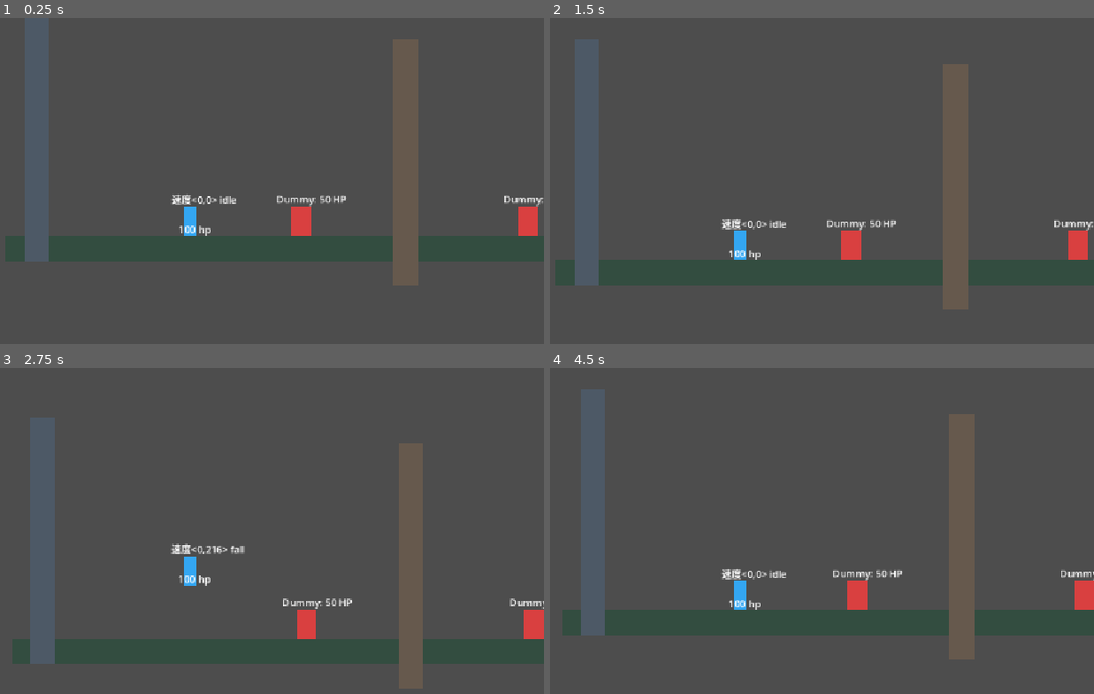
Above: before the commit, frames 1-4 (two rows, left to right).
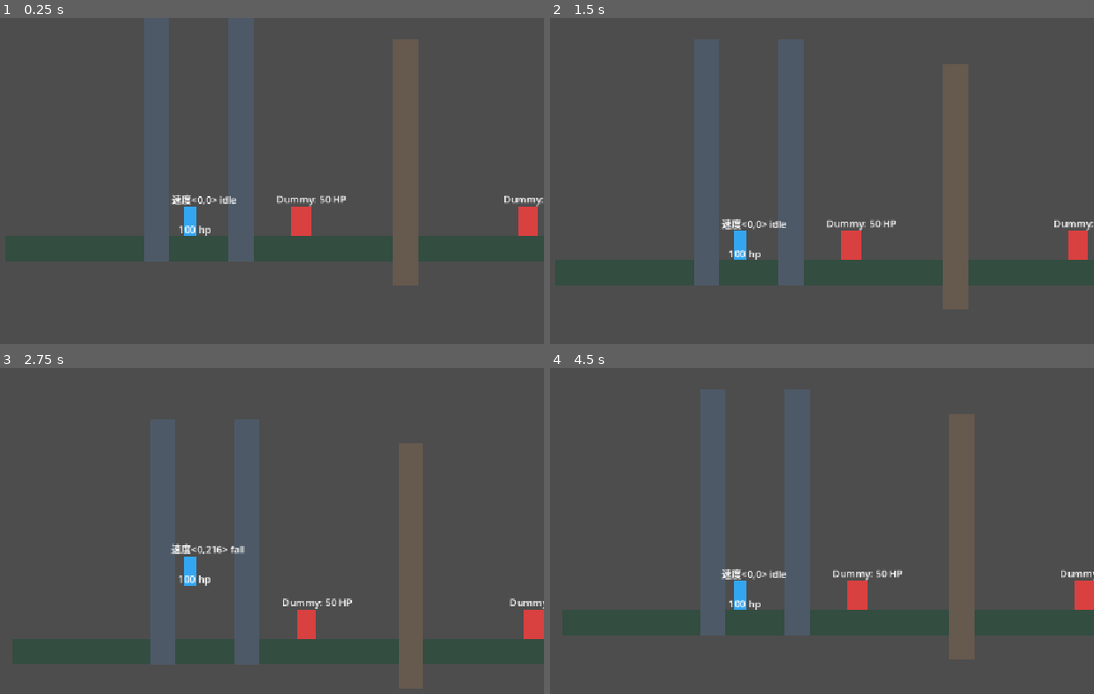
Above: after the commit, the same moments.

Repository: night-silhouette/SpotlightGameJam
Game: Godot game, scene res://Code/Entities/TestWorld/TestWorld.tscn
The game is run twice, just before and just after one commit, with the same random seed, the same clock (stepped at 60 frames per second) and the same inputs.
Inputs (mouse positions are in pixels of both pictures, inside the frame that each line leads up to):
- Up to frame 1 (0.25 s): no input
- Up to frame 2 (1.5 s): tap Enter at 0.5 s; move the mouse to (898, 197) at 0.52 s; hold W (up) 0.53-1.25 s; hold Space (jump) 0.53-1.25 s; click (898, 197) at 0.67 s; drag from (598, 236) to (849, 275) at 1.27 s
- Up to frame 3 (2.75 s): move the mouse to (261, 478) at 2.02 s; hold W (up) from 2.03 s (still down); hold Space (jump) from 2.03 s (still down); tap Left (move_l) at 2.1 s
- Up to frame 4 (4.5 s): release W (up) at 2.75 s; release Space (jump) at 2.75 s; drag from (702, 648) to (1083, 625) at 2.77 s; move the mouse to (952, 625) at 3.52 s; hold S (down) 3.53-4.25 s; hold Space (jump) 3.53-4.25 s; drag from (outside the picture) to (631, 469) at 4.27 s

The runs differ from the first frame. In frame 1, 10% of the frame differs, in the area x 4-47%, y 0-75%; in frame 2, 10%; in frame 3, 10%; in frame 4, 10%, in the area x 5-48%, y 6-83%.

Commit message:
player两面登墙跳

Diff:
--- a/src/Code/Entities/Player/Player.gd
+++ b/src/Code/Entities/Player/Player.gd
@@ -52,6 +52,7 @@
 var is_front_has_rigid: bool = false
 var is_back_has_rigid: bool = false
 var hurt_lock: bool = true
+var wall_jump_lock_dir: int = 0
 
 func _ready() -> void:
 	move_state_machine.init(self, ani_move, gameInputControl)
@@ -75,6 +76,9 @@
 			velocity.x = move_toward(velocity.x, 0.0, friction * delta)
 
 	move_and_slide()
+
+	if is_on_floor():
+		wall_jump_lock_dir = 0
 
 	if gameInputControl.row_dir != 0:
 		var new_face_dir = int(sign(gameInputControl.row_dir))
--- a/src/Code/Entities/Player/States/ClimbState.gd
+++ b/src/Code/Entities/Player/States/ClimbState.gd
@@ -9,6 +9,8 @@
 	if obj.velocity.y > obj.max_fall_speed:
 		obj.velocity.y = obj.max_fall_speed
 	if Input.is_action_just_pressed("jump"):
-		obj.velocity.y = -obj.climb_ability
-		obj.velocity.x = -obj.climb_ability * 0.9 * obj.face_dir
-		finished.emit("fall")
+		if obj.wall_jump_lock_dir != obj.face_dir:
+			obj.wall_jump_lock_dir = obj.face_dir
+			obj.velocity.y = -obj.climb_ability
+			obj.velocity.x = -obj.climb_ability * 0.9 * obj.face_dir
+			finished.emit("fall")
--- a/src/Code/Entities/Player/States/JumpState.gd
+++ b/src/Code/Entities/Player/States/JumpState.gd
@@ -14,8 +14,11 @@
 	s_fall.connect(_fall, CONNECT_ONE_SHOT)
 
 	if obj.is_back_has_rigid:
-		obj.velocity.y = -obj.climb_ability
-		obj.velocity.x = obj.climb_ability * 0.9 * obj.face_dir
+		var back_wall_dir = -obj.face_dir
+		if obj.wall_jump_lock_dir != back_wall_dir:
+			obj.wall_jump_lock_dir = back_wall_dir
+			obj.velocity.y = -obj.climb_ability
+			obj.velocity.x = obj.climb_ability * 0.9 * obj.face_dir
 
 	change_use_all(false)
 	var hurt_node = state_machine.get_node_or_null("hurt")
--- a/src/Code/Entities/TestWorld/TestWorld.tscn
+++ b/src/Code/Entities/TestWorld/TestWorld.tscn
@@ -1,6 +1,6 @@
-[gd_scene load_steps=5 format=3]
+[gd_scene format=3 uid="uid://dl12ydxbural3"]
 
-[ext_resource type="PackedScene" path="res://Code/Entities/Player/Player.tscn" id="1_player"]
+[ext_resource type="PackedScene" uid="uid://c6228ogky1las" path="res://Code/Entities/Player/Player.tscn" id="1_player"]
 [ext_resource type="PackedScene" path="res://Code/Entities/Dummy/TestDummy.tscn" id="2_dummy"]
 
 [sub_resource type="RectangleShape2D" id="RectangleShape2D_ground"]
@@ -9,61 +9,72 @@
 [sub_resource type="RectangleShape2D" id="RectangleShape2D_wall"]
 size = Vector2(40, 400)
 
-[node name="TestWorld" type="Node2D"]
+[node name="TestWorld" type="Node2D" unique_id=916660629]
 
-[node name="Ground" type="StaticBody2D" parent="."]
+[node name="Ground" type="StaticBody2D" parent="." unique_id=902671158]
 position = Vector2(500, 500)
-collision_layer = 1
 collision_mask = 6
 
-[node name="CollisionShape2D" type="CollisionShape2D" parent="Ground"]
+[node name="CollisionShape2D" type="CollisionShape2D" parent="Ground" unique_id=1431390624]
 shape = SubResource("RectangleShape2D_ground")
 
-[node name="ColorRect" type="ColorRect" parent="Ground"]
+[node name="ColorRect" type="ColorRect" parent="Ground" unique_id=2038079717]
 offset_left = -700.0
 offset_top = -20.0
 offset_right = 700.0
 offset_bottom = 20.0
 color = Color(0.2, 0.3, 0.25, 1)
 
-[node name="LeftWall" type="StaticBody2D" parent="."]
-position = Vector2(-150, 320)
-collision_layer = 1
+[node name="LeftWall" type="StaticBody2D" parent="." unique_id=1641191302]
+position = Vector2(45, 321)
 collision_mask = 6
 
-[node name="CollisionShape2D" type="CollisionShape2D" parent="LeftWall"]
+[node name="CollisionShape2D" type="CollisionShape2D" parent="LeftWall" unique_id=2071367086]
 shape = SubResource("RectangleShape2D_wall")
 
-[node name="ColorRect" type="ColorRect" parent="LeftWall"]
+[node name="ColorRect" type="ColorRect" parent="LeftWall" unique_id=1606409304]
 offset_left = -20.0
 offset_top = -200.0
 offset_right = 20.0
 offset_bottom = 200.0
 color = Color(0.3, 0.35, 0.4, 1)
 
-[node name="RightClimbWall" type="StaticBody2D" parent="."]
-position = Vector2(450, 360)
-collision_layer = 1
+[node name="LeftWall2" type="StaticBody2D" parent="." unique_id=789970730]
+position = Vector2(183, 321)
 collision_mask = 6
 
-[node name="CollisionShape2D" type="CollisionShape2D" parent="RightClimbWall"]
+[node name="CollisionShape2D" type="CollisionShape2D" parent="LeftWall2" unique_id=1698908870]
 shape = SubResource("RectangleShape2D_wall")
 
-[node name="ColorRect" type="ColorRect" parent="RightClimbWall"]
+[node name="ColorRect" type="ColorRect" parent="LeftWall2" unique_id=387547666]
+offset_left = -20.0
+offset_top = -200.0
+offset_right = 20.0
+offset_bottom = 200.0
+color = Color(0.3, 0.35, 0.4, 1)
+
+[node name="RightClimbWall" type="StaticBody2D" parent="." unique_id=133342367]
+position = Vector2(450, 360)
+collision_mask = 6
+
+[node name="CollisionShape2D" type="CollisionShape2D" parent="RightClimbWall" unique_id=724074565]
+shape = SubResource("RectangleShape2D_wall")
+
+[node name="ColorRect" type="ColorRect" parent="RightClimbWall" unique_id=1575481729]
 offset_left = -20.0
 offset_top = -200.0
 offset_right = 20.0
 offset_bottom = 200.0
 color = Color(0.4, 0.35, 0.3, 1)
 
-[node name="Player" parent="." instance=ExtResource("1_player")]
+[node name="Player" parent="." unique_id=1668973208 instance=ExtResource("1_player")]
 position = Vector2(100, 440)
 
-[node name="Camera2D" type="Camera2D" parent="Player"]
+[node name="Camera2D" type="Camera2D" parent="Player" unique_id=1740111966]
 position_smoothing_enabled = true
 
-[node name="Dummy1" parent="." instance=ExtResource("2_dummy")]
+[node name="Dummy1" parent="." unique_id=2129259775 instance=ExtResource("2_dummy")]
 position = Vector2(280, 450)
 
-[node name="Dummy2" parent="." instance=ExtResource("2_dummy")]
+[node name="Dummy2" parent="." unique_id=1367587305 instance=ExtResource("2_dummy")]
 position = Vector2(650, 450)
--- a/src/project.godot
+++ b/src/project.godot
@@ -25,6 +25,7 @@
 
 [display]
 
+window/size/mode=3
 window/stretch/mode="canvas_items"
 window/stretch/aspect="expand"
 
Not shown, changed: Movie/test.avi
